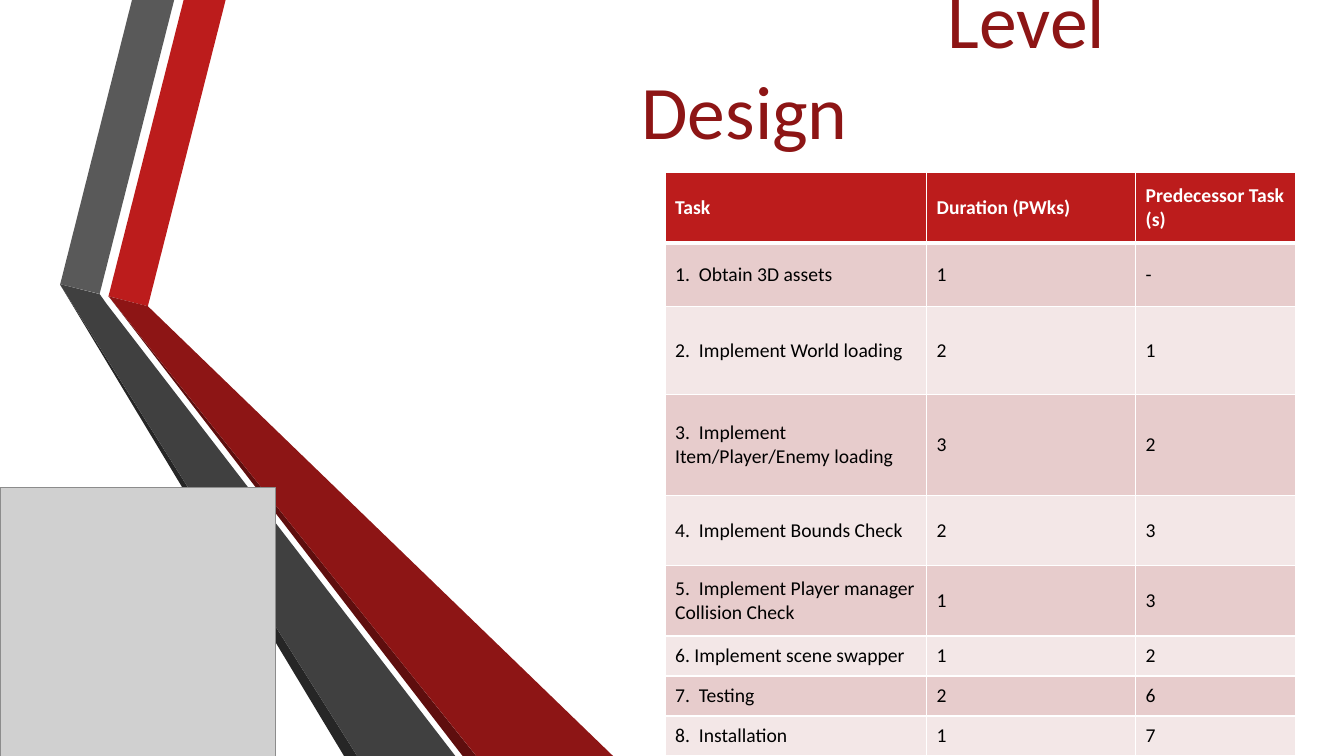
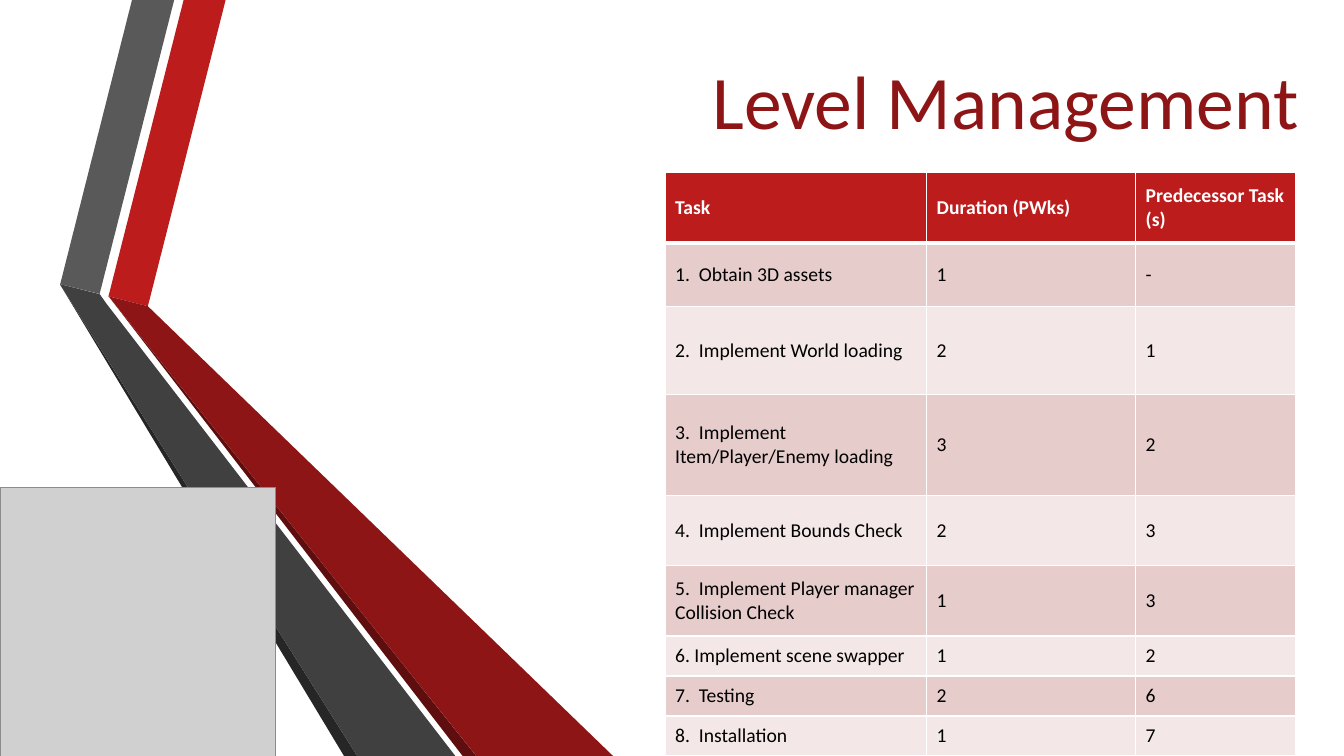
Before and after one commit to Jacob-Friedberg/Maze_Runner, a slide deck: slide 9 of Documents/SA Presentation.pptx. Drawn at 1344x756 pixels with LibreOffice and Linux fonts; fonts in the diff are those of the drawing; grey boxes stand for pictures; background and template pictures are left out. Boxes give left, top, right and bottom in pixels: in the first picture for what was removed or moved away, otherwise in the second. Text is boxed around its words. In the diff, an @@ line names an element or a change of style, - is before the commit and + after.

```diff
--- a/Documents/SA Presentation.pptx
+++ b/Documents/SA Presentation.pptx
@@ title at [713,76,1298,142]: text changed @@
-Level Design
+Level Management
```
Also in this commit, not shown: 13 other slides changed, 2 slides added, 1 slide removed, 2 other files.
